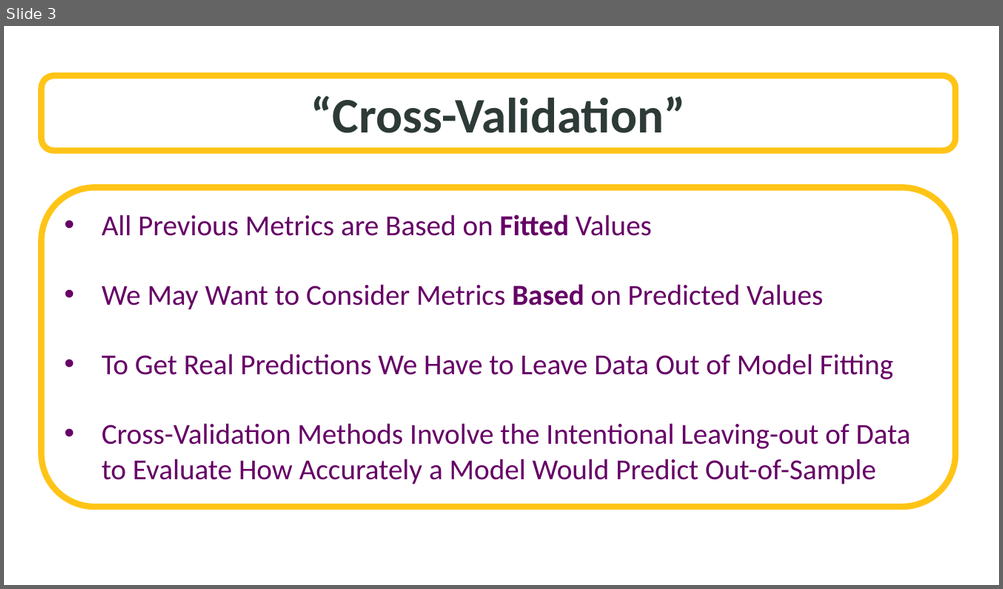
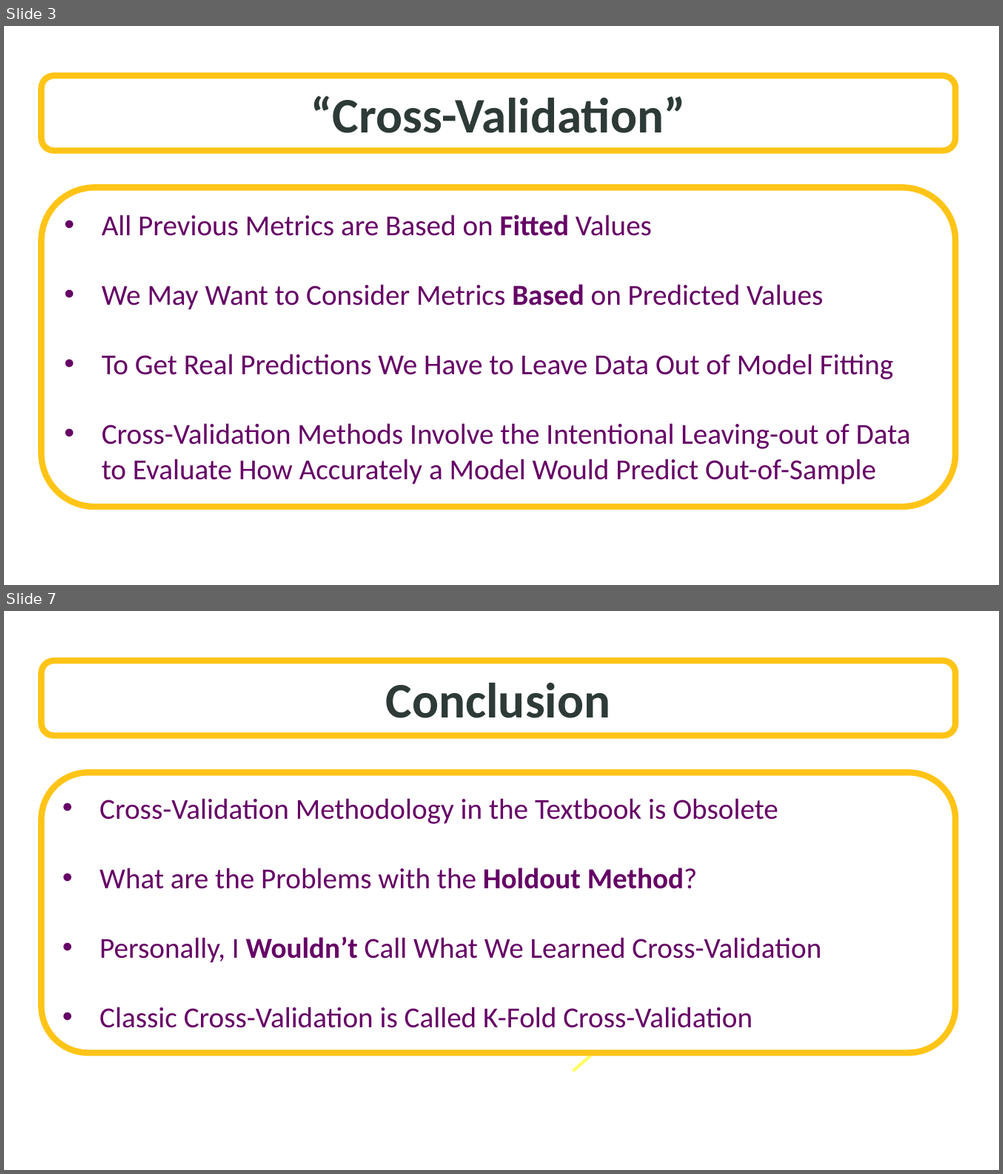
Before and after one commit to SuperMarioGiacomazzo/STOR455_WEBSITE, a slide deck: Lectures/21 - Cross Validation.pptx. Shown one above the other, each under a label of ours: slide 3 before the commit, slides 3 and 7 after it; the slides between them are not shown. The pictures are 1003x589 and 1003x1174 pixels, drawn with LibreOffice and Linux fonts; fonts in the diff are those of the drawing; background and template pictures are left out. Boxes give left, top, right and bottom in pixels: in the first picture for what was removed or moved away, otherwise in the second. Text is boxed around its words. In the diff, an @@ line names an element or a change of style, - is before the commit and + after.

```diff
--- a/Lectures/21 - Cross Validation.pptx
+++ b/Lectures/21 - Cross Validation.pptx
@@ slide 7 added at <box>4,611,999,1170</box>, background picture (left out) @@
@@ rounded rectangle added at <box>41,661,956,736</box>, fill #FFFFFF at 70% opacity, outline #FFC416 6 pt, 48 pt, text #2D3A37, bold @@
+Conclusion
@@ rounded rectangle added at <box>41,773,956,1054</box>, fill #FFFFFF, outline #FFC416 6 pt, 28 pt, text #660066 @@
+• Cross-Validation Methodology in the Textbook is Obsolete
+• What are the Problems with the Holdout Method?
+• Personally, I Wouldn’t Call What We Learned Cross-Validation
+• Classic Cross-Validation is Called K-Fold Cross-Validation
@@ arrow added from (572, 1071) to (623, 1028), #FFFF66 3 pt @@
```
Also in this commit, not shown: 2 slides changed, 2 other slides added, 3 slides removed, 14 other files.
